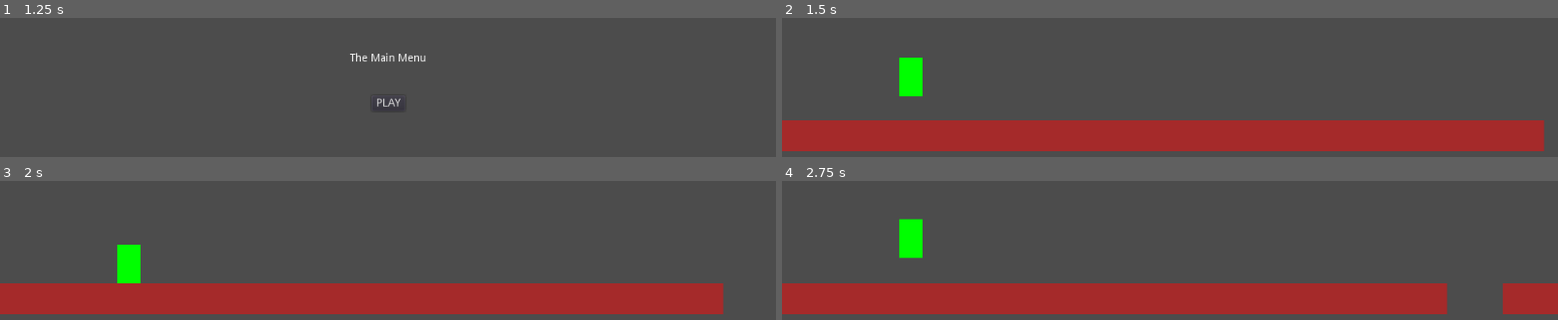
Above: before the commit, frames 1-4 (two rows, left to right).
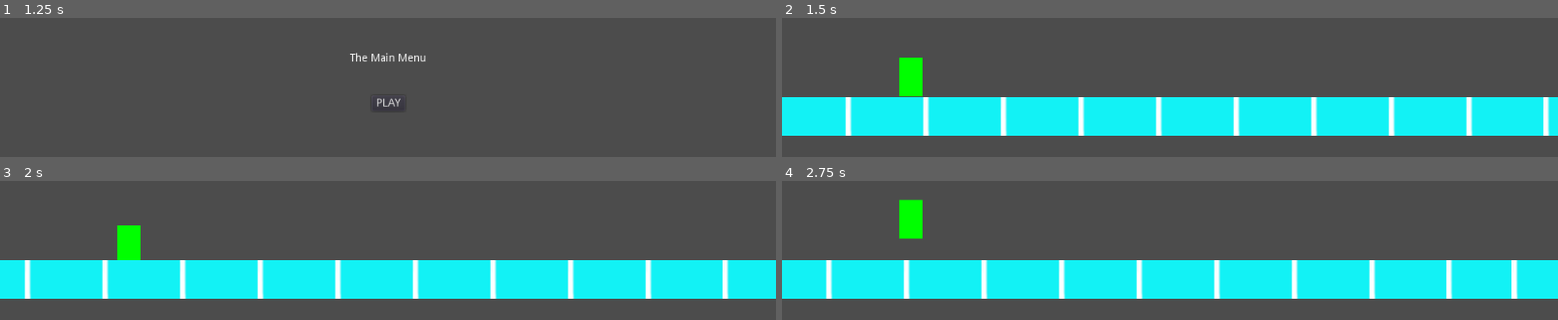
Above: after the commit, the same moments.

Repository: the-g-force/FamJam-December2020
Game: Godot game, scene res://src/SplashScreen.tscn
The game is run twice, just before and just after one commit, with the same random seed, the same clock (stepped at 60 frames per second) and the same inputs.
Inputs (mouse positions are in pixels of both pictures, inside the frame that each line leads up to):
- Up to frame 1 (1.25 s): tap Enter at 0.5 s; move the mouse to (558, 34) at 0.52 s; click (558, 34) at 0.67 s; tap Space (jump) at 0.77 s
- Up to frame 2 (1.5 s): click "PLAY" at 1.25 s
- Up to frame 3 (2 s): no input
- Up to frame 4 (2.75 s): move the mouse to (1014, 244) at 2.02 s; click (1014, 244) at 2.17 s; tap Space (jump) at 2.27 s

Frame 1 is identical in both runs. In frame 2, 39% of the frame differs, in the area x 0-100%, y 56-96%; in frame 3, 39%; in frame 4, 39%, in the area x 0-100%, y 13-96%.

Commit message:
Generate continuous flat surface tiles

Diff:
--- a/project/src/TestLevel.gd
+++ b/project/src/TestLevel.gd
@@ -6,27 +6,26 @@
 export var tile_spawn_delay := 1.0
 export var tile_speed := 100.0
 
+
 var was_gap_last_cycle := false
 
-onready var _timer := $Timer
+var _progress : float = 0
+var _until_next_tile := 0
+
 onready var _tiles := $Tiles
 
 func _ready():
 	randomize()
-	_timer.start(tile_spawn_delay)
 
 
 func _process(delta):
+	_progress += tile_speed * delta
+	_until_next_tile -= tile_speed * delta
+	if _until_next_tile <= 0:
+		var new_tile = TILE.instance()
+		new_tile.position.x = 1000 + _until_next_tile
+		_until_next_tile += new_tile.width()
+		_tiles.add_child(new_tile)
+
 	for tile in _tiles.get_children():
 		tile.position.x -= tile_speed*delta
-
-
-func _on_Timer_timeout():
-	var spawn_tile := randi()%3
-	if spawn_tile != 0 or (spawn_tile == 0 and was_gap_last_cycle):
-		var Tile:Node2D = TILE.instance()
-		Tile.position = Vector2(1024, 400)
-		_tiles.add_child(Tile)
-		was_gap_last_cycle = false
-	elif spawn_tile == 0 and not was_gap_last_cycle:
-		was_gap_last_cycle = true
--- a/project/src/TestLevel.tscn
+++ b/project/src/TestLevel.tscn
@@ -11,36 +11,33 @@
 position = Vector2( 166, 310 )
 
 [node name="Tiles" type="Node2D" parent="."]
+position = Vector2( 0, 350 )
 
 [node name="Tile" parent="Tiles" instance=ExtResource( 3 )]
-position = Vector2( 50, 400 )
 
 [node name="Tile2" parent="Tiles" instance=ExtResource( 3 )]
-position = Vector2( 150, 400 )
+position = Vector2( 100, 0 )
 
 [node name="Tile3" parent="Tiles" instance=ExtResource( 3 )]
-position = Vector2( 250, 400 )
+position = Vector2( 200, 0 )
 
 [node name="Tile4" parent="Tiles" instance=ExtResource( 3 )]
-position = Vector2( 350, 400 )
+position = Vector2( 300, 0 )
 
 [node name="Tile5" parent="Tiles" instance=ExtResource( 3 )]
-position = Vector2( 450, 400 )
+position = Vector2( 400, 0 )
 
 [node name="Tile6" parent="Tiles" instance=ExtResource( 3 )]
-position = Vector2( 550, 400 )
+position = Vector2( 500, 0 )
 
 [node name="Tile7" parent="Tiles" instance=ExtResource( 3 )]
-position = Vector2( 650, 400 )
+position = Vector2( 600, 0 )
 
 [node name="Tile8" parent="Tiles" instance=ExtResource( 3 )]
-position = Vector2( 750, 400 )
+position = Vector2( 700, 0 )
 
 [node name="Tile9" parent="Tiles" instance=ExtResource( 3 )]
-position = Vector2( 850, 400 )
+position = Vector2( 800, 0 )
 
 [node name="Tile10" parent="Tiles" instance=ExtResource( 3 )]
-position = Vector2( 950, 400 )
-
-[node name="Timer" type="Timer" parent="."]
-[connection signal="timeout" from="Timer" to="." method="_on_Timer_timeout"]
+position = Vector2( 900, 0 )
--- a/project/src/Tile.gd
+++ b/project/src/Tile.gd
@@ -4,6 +4,6 @@
 	if position.x + $CollisionShape2D.shape.extents.x*2 < 0:
 		queue_free()
 
-func _draw():
-	var extents:Vector2 = $CollisionShape2D.shape.extents
-	draw_rect(Rect2(-extents, extents*2), Color.brown)
+
+func width()->float:
+	return 100.0
--- a/project/src/Tile.tscn
+++ b/project/src/Tile.tscn
@@ -1,6 +1,7 @@
-[gd_scene load_steps=3 format=2]
+[gd_scene load_steps=4 format=2]
 
 [ext_resource path="res://src/Tile.gd" type="Script" id=1]
+[ext_resource path="res://assets/tile.png" type="Texture" id=2]
 
 [sub_resource type="RectangleShape2D" id=1]
 extents = Vector2( 50, 20 )
@@ -9,4 +10,15 @@
 script = ExtResource( 1 )
 
 [node name="CollisionShape2D" type="CollisionShape2D" parent="."]
+position = Vector2( 50, 25 )
 shape = SubResource( 1 )
+__meta__ = {
+"_edit_lock_": true
+}
+
+[node name="Sprite" type="Sprite" parent="."]
+texture = ExtResource( 2 )
+centered = false
+__meta__ = {
+"_edit_lock_": true
+}
Binary file added: project/assets/tile.png
Not shown, added: project/assets/tile.png.import
